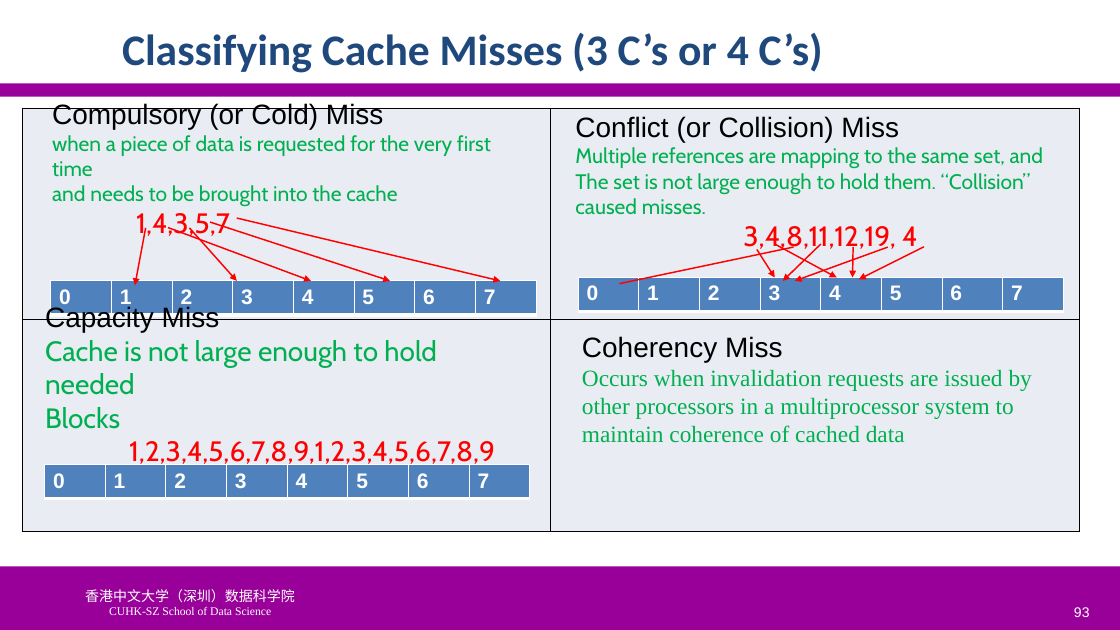
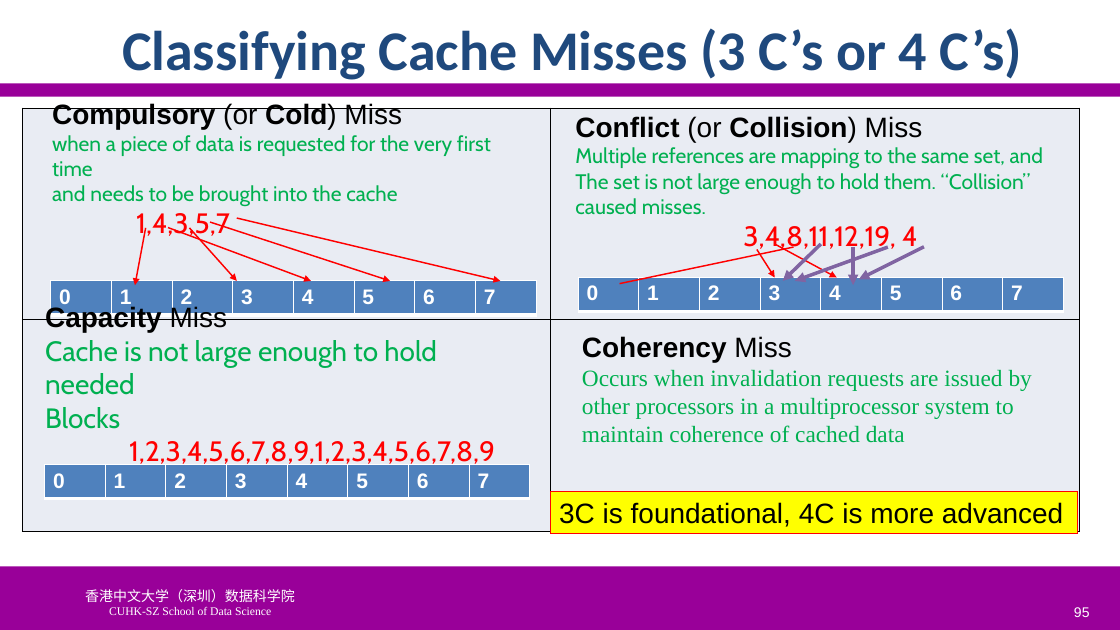
Before and after one commit to SUNCHAOYI923/CMU_CSAPP, a slide deck: slide 95 of slide/CA3060-6-MemHierarchy.pptx (slide 93 before the commit). Drawn at 1120x630 pixels with LibreOffice and Linux fonts; fonts in the diff are those of the drawing; background and template pictures are left out. Boxes give left, top, right and bottom in pixels: in the first picture for what was removed or moved away, otherwise in the second. Text is boxed around its words. In the diff, an @@ line names an element or a change of style, - is before the commit and + after.

```diff
--- a/slide/CA3060-6-MemHierarchy.pptx
+++ b/slide/CA3060-6-MemHierarchy.pptx
@@ title "Classifying Cache Misses (3 C’s ..." at [122, 28, 1022, 80]: size 37.3 to 48 pt @@
@@ text at [52, 103, 402, 129]: bold on in "Compulsory Cold)" @@
@@ text "Conflict (or Collision) Miss" at [575, 147, 1043, 252]: bold on in "Conflict Collision)" @@
@@ arrow (821, 245) - (783, 281): stroke #FF0000 1.25 pt to #8064A2 3 pt @@
@@ arrow (888, 247) - (795, 281): stroke #FF0000 1.25 pt to #8064A2 3 pt @@
@@ arrow moved from (854, 247) - (853, 277) to (854, 247) - (854, 286) @@
@@ arrow (854, 247) - (854, 286): stroke #FF0000 1.25 pt to #8064A2 3 pt @@
@@ arrow (924, 247) - (859, 280): stroke #FF0000 1.25 pt to #8064A2 3 pt @@
@@ text at [45, 305, 228, 332]: bold on in "Capacity" @@
@@ text at [582, 336, 792, 362]: bold on in "Coherency" @@
@@ rectangle added at [551, 492, 1078, 534], fill #FFFF00, outline #FF0000 0.75 pt, 24 pt, text #000000 @@
+3C is foundational, 4C is more advanced
@@ page number at [1074, 607, 1090, 617]: text changed @@
-93
+95
```
Also in this commit, not shown: 40 other slides changed, 5 slides added, 10 slides removed, 31 other files.
